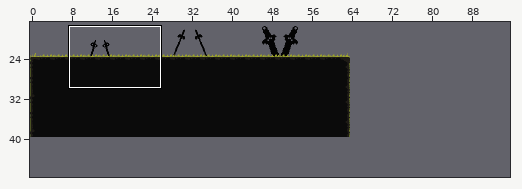
One commit to this Tiled map: Tiled/Map0.tmx. The picture above shows the old version from afar; the outline marks the close-up.
Close-up. Earlier state:
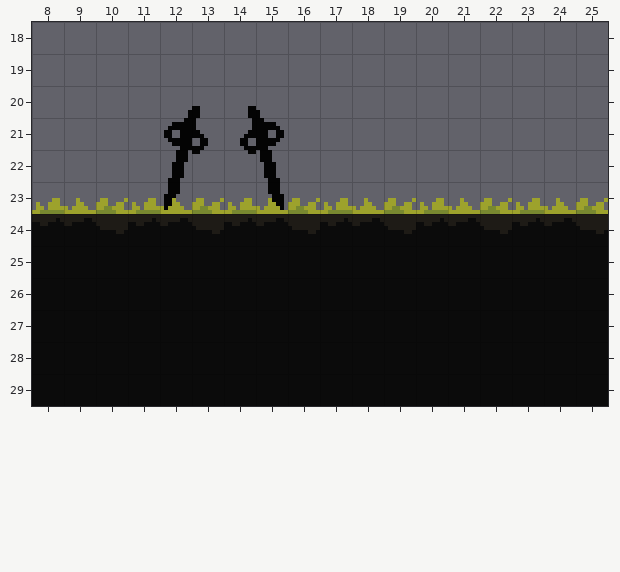
Cells are 8x8 px. Shown: x 8..25, y 18..29. The commit also changed other parts of the map, which this record leaves out. The old version is drawn lined up with the new one.
The same view after the edit:
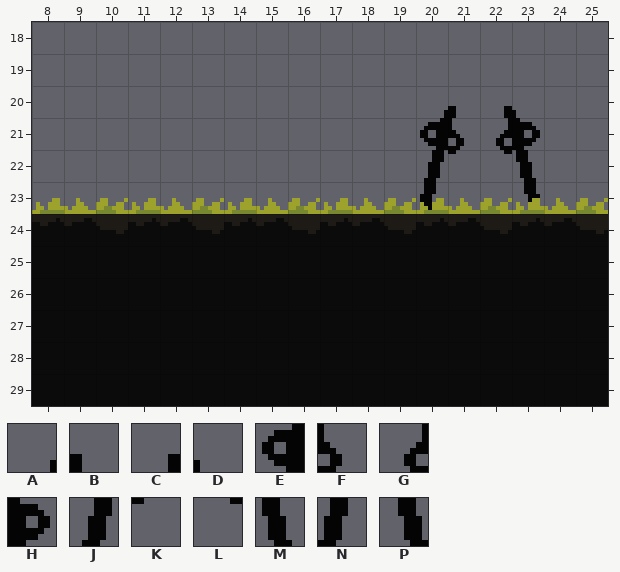
Key: from "Matinho Tileset": A 876, B 877, C 878, D 879, E 924, F 925, G 926, H 927, J 972, K 973, L 974, M 975, N 1020, P 1023.
_ is an empty cell.
Tiles replaced or removed in this view: A, B, C, D, E, F, G, H, J, K, L, M, N, P.
Diff:
Changed rows in their new state; . is an unchanged cell.
map size 64x32 -> 96x48 cells (old content now starts at 0,8; both pictures use the new coordinates)
Layer "Background":
first column x 12:
20 ____....ABCD
21 ____....EFGH
22 ____....JKLM
23 _.._....N..P
